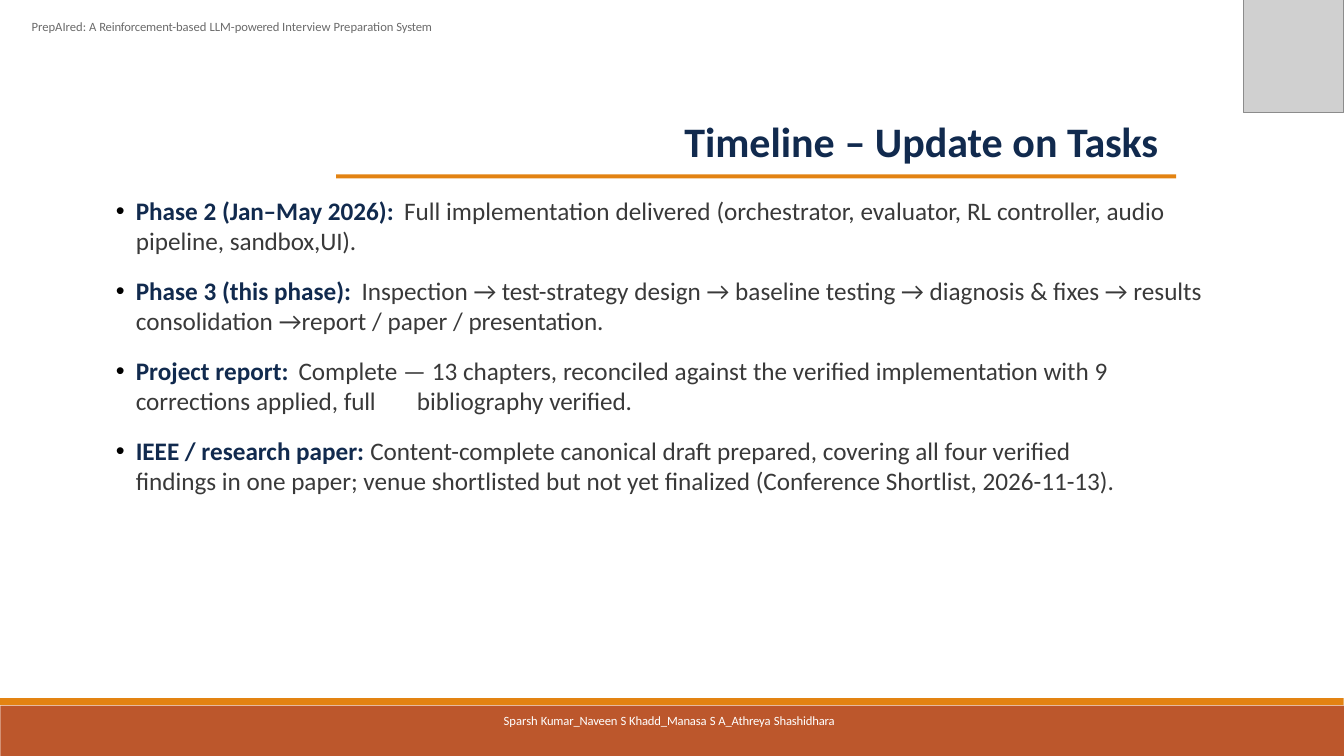
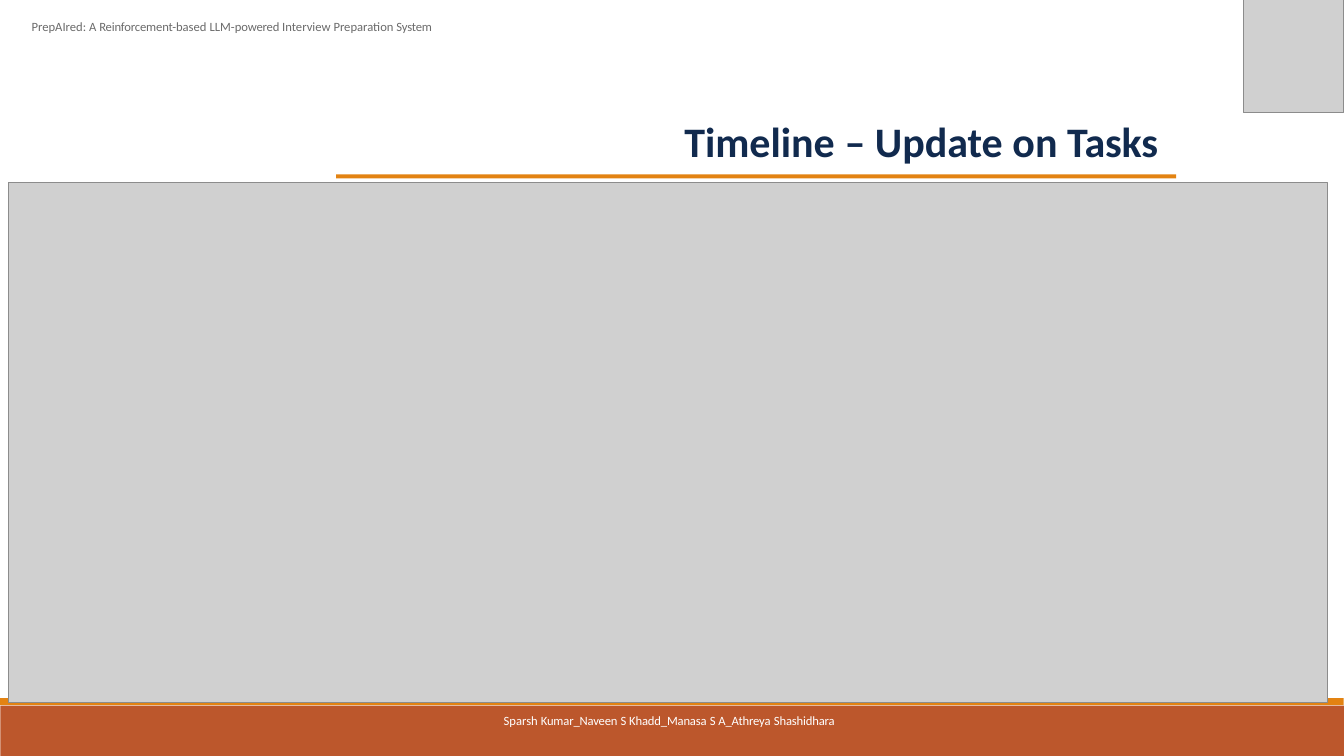
Before and after one commit to sparshkumar1/capstoneProject, a slide deck: slide 12 of final_deliverables/04_Final_Presentation/PrepAIred_Final_Presentation.pptx (slide 10 before the commit). Drawn at 1344x756 pixels with LibreOffice and Linux fonts; fonts in the diff are those of the drawing; grey boxes stand for pictures. Boxes give left, top, right and bottom in pixels: in the first picture for what was removed or moved away, otherwise in the second. Text is boxed around its words. In the diff, an @@ line names an element or a change of style, - is before the commit and + after.

```diff
--- a/final_deliverables/04_Final_Presentation/PrepAIred_Final_Presentation.pptx
+++ b/final_deliverables/04_Final_Presentation/PrepAIred_Final_Presentation.pptx
@@ picture added at box(8, 182, 1327, 703) @@
@@ text removed at box(136, 201, 1201, 495) @@
-• Phase 2 (Jan–May 2026): Full implementation delivered (orchestrator, evaluator, RL controller, audio pipeline, sandbox,UI).
-• Phase 3 (this phase): Inspection → test-strategy design → baseline testing → diagnosis & fixes → results consolidation →report / paper / presentation.
-• Project report: Complete — 13 chapters, reconciled against the verified implementation with 9 corrections applied, full bibliography verified.
-• IEEE / research paper: Content-complete canonical draft prepared, covering all four verified findings in one paper; venue shortlisted but not yet finalized (Conference Shortlist, 2026-11-13).
```
Also in this commit, not shown: 8 other slides changed, 3 slides added, 2 slides removed, 19 other files.
